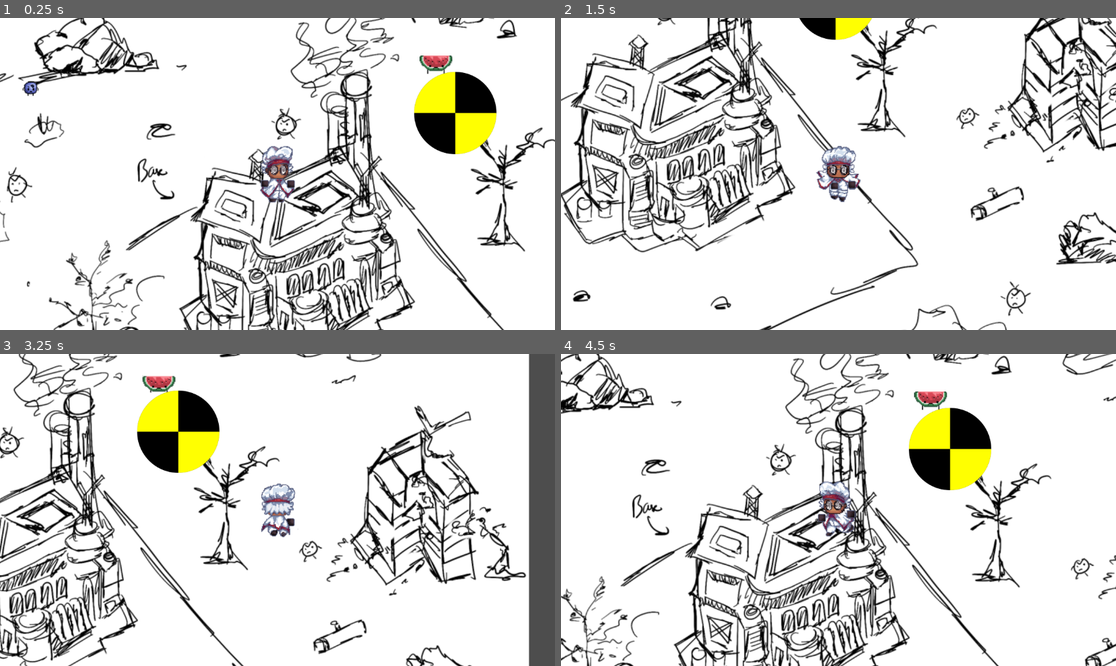
Above: before the commit, frames 1-4 (two rows, left to right).
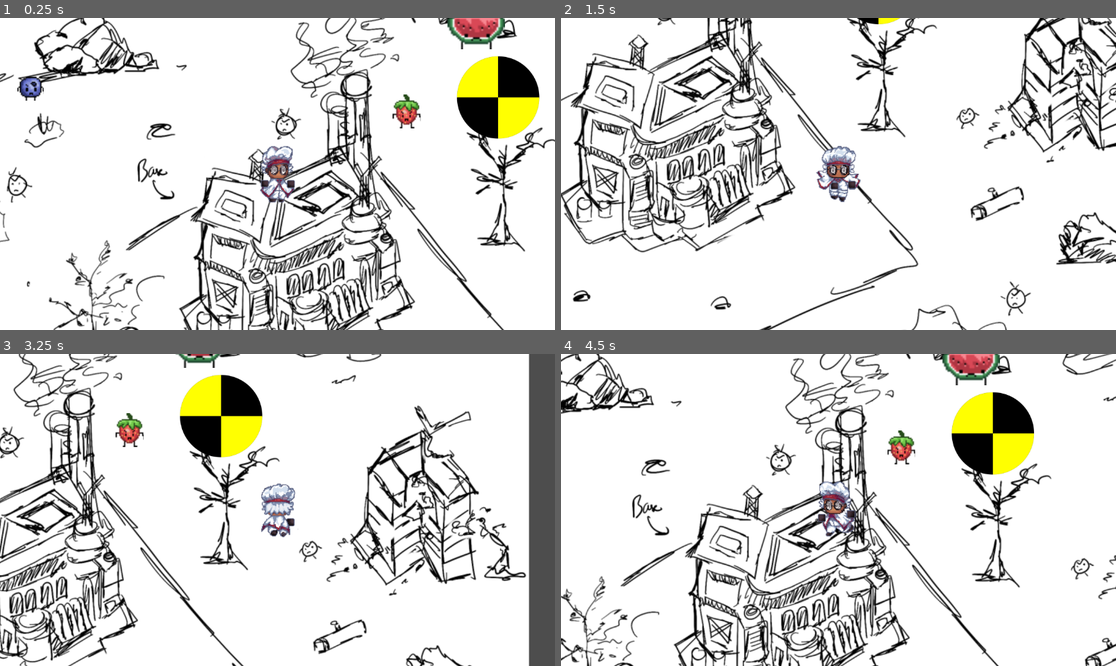
Above: after the commit, the same moments.

Repository: RashmitShrestha/gmo
Game: Godot game, scene res://scenes/game_area.tscn
The game is run twice, just before and just after one commit, with the same random seed, the same clock (stepped at 60 frames per second) and the same inputs.
Inputs (mouse positions are in pixels of both pictures, inside the frame that each line leads up to):
- Up to frame 1 (0.25 s): no input
- Up to frame 2 (1.5 s): move the mouse to (594, 89) at 0.52 s; press the mouse at (594, 89) at 0.53 s; hold D (right) 0.53-1.28 s; move the mouse to (827, 61) at 1.27 s; release the mouse at (827, 61) at 1.28 s; hold S (down) from 1.28 s (still down); tap Shift (shift) at 1.35 s
- Up to frame 3 (3.25 s): move the mouse to (333, 441) at 2.02 s; release S (down) at 2.03 s; press the mouse at (333, 441) at 2.03 s; hold D (right) 2.03-2.78 s; move the mouse to (249, 572) at 2.77 s; release the mouse at (249, 572) at 2.78 s; hold W (up) from 2.78 s (still down); tap Shift (shift) at 2.85 s
- Up to frame 4 (4.5 s): move the mouse to (1005, 556) at 3.52 s; release W (up) at 3.53 s; press the mouse at (1005, 556) at 3.53 s; hold A (left) from 3.53 s (still down); move the mouse to (672, 463) at 4.27 s; release the mouse at (672, 463) at 4.28 s; tap Shift (shift) at 4.35 s

The runs differ from the first frame. In frame 1, 6.5% of the frame differs, in the area x 3-98%, y 0-44%; in frame 2, 0.8%; in frame 3, 5.7%; in frame 4, 6.2%.

Commit message:
added strawberry animations

Diff:
--- a/gmo/scenes/blueberry.tscn
+++ b/gmo/scenes/blueberry.tscn
@@ -7,12 +7,12 @@
 [ext_resource type="Texture2D" uid="uid://dmamei3re10cf" path="res://assets/blueberry/blueberry_death.png" id="5_k05ik"]
 
 [sub_resource type="CircleShape2D" id="CircleShape2D_57wkv"]
-radius = 30.870699
+radius = 53.009434
 
 [sub_resource type="CanvasItemMaterial" id="CanvasItemMaterial_lamd3"]
 
 [sub_resource type="CircleShape2D" id="CircleShape2D_lamd3"]
-radius = 14.142297
+radius = 24.759125
 
 [sub_resource type="Animation" id="Animation_k05ik"]
 length = 0.001
@@ -289,7 +289,7 @@
 
 [node name="Sprite2D" type="Sprite2D" parent="."]
 position = Vector2(-1026, -354)
-scale = Vector2(3, 3)
+scale = Vector2(5, 5)
 texture = ExtResource("2_gjfxf")
 hframes = 2
 
--- a/gmo/scenes/game_area.tscn
+++ b/gmo/scenes/game_area.tscn
@@ -6,7 +6,9 @@
 [ext_resource type="PackedScene" uid="uid://dui38s68nj4ah" path="res://scenes/blueberry.tscn" id="4_lamd3"]
 [ext_resource type="Texture2D" uid="uid://b384wo4oyemvf" path="res://assets/testDummy.png" id="5_57wkv"]
 [ext_resource type="PackedScene" uid="uid://bpmfnh2gfepdb" path="res://scenes/watermelon.tscn" id="5_uy78w"]
+[ext_resource type="PackedScene" uid="uid://ctsmh36aqyq5t" path="res://scenes/strawberry.tscn" id="6_copoj"]
 [ext_resource type="Script" uid="uid://bquw4773xgiaq" path="res://scripts/characters/character.gd" id="6_x48u6"]
+[ext_resource type="PackedScene" uid="uid://c7ktnfe0qmnnc" path="res://scenes/pomegranate.tscn" id="7_copoj"]
 
 [sub_resource type="Curve" id="Curve_gdmpp"]
 _limits = [0.0, 3500.0, 0.0, 1.0]
@@ -59,7 +61,13 @@
 [node name="Watermelon" parent="." instance=ExtResource("5_uy78w")]
 position = Vector2(1692, -78)
 
-[node name="Dummy3" type="CharacterBody2D" parent="."]
+[node name="Strawberry" parent="." instance=ExtResource("6_copoj")]
+position = Vector2(1692, -78)
+
+[node name="Pomegranate" parent="." instance=ExtResource("7_copoj")]
+position = Vector2(1692, -78)
+
+[node name="Dummy5" type="CharacterBody2D" parent="."]
 z_index = 1
 position = Vector2(1692, -78)
 collision_layer = 4
@@ -67,19 +75,19 @@
 script = ExtResource("6_x48u6")
 metadata/_custom_type_script = "uid://bquw4773xgiaq"
 
-[node name="Sprite2D" type="Sprite2D" parent="Dummy3"]
+[node name="Sprite2D" type="Sprite2D" parent="Dummy5"]
 position = Vector2(-1026, -354)
 texture = ExtResource("5_57wkv")
 
-[node name="CollisionShape2D" type="CollisionShape2D" parent="Dummy3"]
+[node name="CollisionShape2D" type="CollisionShape2D" parent="Dummy5"]
 position = Vector2(-1021, -354)
 shape = SubResource("CircleShape2D_57wkv")
 
-[node name="DummyArea" type="Area2D" parent="Dummy3"]
+[node name="DummyArea" type="Area2D" parent="Dummy5"]
 material = SubResource("CanvasItemMaterial_lamd3")
 position = Vector2(-244, -179)
 
-[node name="DummyCollision" type="CollisionShape2D" parent="Dummy3/DummyArea"]
+[node name="DummyCollision" type="CollisionShape2D" parent="Dummy5/DummyArea"]
 light_mask = 2
 visibility_layer = 2
 position = Vector2(-777.99994, -176)
--- /dev/null
+++ b/gmo/scenes/pomegranate.gd
@@ -0,0 +1,39 @@
+class_name Pomegranate
+extends GameCharacter
+
+var _damaged:bool = false
+var warden:Warden
+
+@onready var animation_tree: AnimationTree = $AnimationTree
+
+func _ready():
+	animation_tree.active = true
+	warden = %Warden
+	var area = $DummyArea
+	SignalBus.damage_enemy.connect(_on_damage_enemy)
+	area.connect("mouse_entered", _on_mouse_entered)
+
+
+func _process(_delta) -> void:
+	update_animation_parameters()
+
+
+func _on_mouse_entered():
+	if warden and warden.is_slicing:
+		SignalBus.damage_enemy.emit(self, warden.curr_vel)
+
+
+func _on_damage_enemy(character:GameCharacter, slice_velocity:float):
+	if character == self:
+		_damaged = true
+		print(str(self) + " dmg: " + str(slice_velocity ))
+
+
+func update_animation_parameters():
+	animation_tree["parameters/conditions/idle"] = true
+
+	if _damaged:
+		animation_tree["parameters/conditions/hurt"] = true
+		_damaged = false
+	else:
+		animation_tree["parameters/conditions/hurt"] = false
--- /dev/null
+++ b/gmo/scenes/pomegranate.tscn
@@ -0,0 +1,131 @@
+[gd_scene load_steps=23 format=3 uid="uid://c7ktnfe0qmnnc"]
+
+[ext_resource type="Script" uid="uid://chjc2gjv30lvf" path="res://scenes/pomegranate.gd" id="1_ho8ci"]
+
+[sub_resource type="CircleShape2D" id="CircleShape2D_57wkv"]
+radius = 67.18631
+
+[sub_resource type="CanvasItemMaterial" id="CanvasItemMaterial_lamd3"]
+
+[sub_resource type="CircleShape2D" id="CircleShape2D_lamd3"]
+radius = 33.25247
+
+[sub_resource type="Animation" id="Animation_op1ya"]
+resource_name = "idle"
+loop_mode = 1
+step = 0.5
+
+[sub_resource type="Animation" id="Animation_jp42o"]
+length = 0.001
+
+[sub_resource type="Animation" id="Animation_yutdi"]
+resource_name = "attack"
+length = 0.2308
+step = 0.08
+
+[sub_resource type="Animation" id="Animation_uwi6s"]
+resource_name = "hurt"
+length = 0.45
+step = 0.05
+
+[sub_resource type="Animation" id="Animation_vyw0i"]
+resource_name = "death"
+length = 0.3846
+step = 0.08
+
+[sub_resource type="AnimationLibrary" id="AnimationLibrary_uwi6s"]
+_data = {
+&"RESET": SubResource("Animation_jp42o"),
+&"attack": SubResource("Animation_yutdi"),
+&"death": SubResource("Animation_vyw0i"),
+&"hurt": SubResource("Animation_uwi6s"),
+&"idle": SubResource("Animation_op1ya")
+}
+
+[sub_resource type="AnimationNodeAnimation" id="AnimationNodeAnimation_2vfmv"]
+animation = &"attack"
+
+[sub_resource type="AnimationNodeAnimation" id="AnimationNodeAnimation_heb65"]
+animation = &"death"
+
+[sub_resource type="AnimationNodeAnimation" id="AnimationNodeAnimation_nwuib"]
+animation = &"hurt"
+
+[sub_resource type="AnimationNodeAnimation" id="AnimationNodeAnimation_lbvov"]
+animation = &"idle"
+
+[sub_resource type="AnimationNodeStateMachineTransition" id="AnimationNodeStateMachineTransition_gajsn"]
+advance_mode = 2
+
+[sub_resource type="AnimationNodeStateMachineTransition" id="AnimationNodeStateMachineTransition_i1ks0"]
+advance_mode = 2
+advance_condition = &"hurt"
+
+[sub_resource type="AnimationNodeStateMachineTransition" id="AnimationNodeStateMachineTransition_clcpd"]
+switch_mode = 2
+advance_mode = 2
+advance_condition = &"idle"
+
+[sub_resource type="AnimationNodeStateMachineTransition" id="AnimationNodeStateMachineTransition_x57yo"]
+advance_mode = 2
+advance_condition = &"is_attacking"
+
+[sub_resource type="AnimationNodeStateMachineTransition" id="AnimationNodeStateMachineTransition_w3m1c"]
+advance_mode = 2
+advance_condition = &"idle"
+
+[sub_resource type="AnimationNodeStateMachineTransition" id="AnimationNodeStateMachineTransition_6dqvj"]
+switch_mode = 2
+advance_mode = 2
+advance_condition = &"is_attacking"
+
+[sub_resource type="AnimationNodeStateMachineTransition" id="AnimationNodeStateMachineTransition_b3h1e"]
+advance_mode = 2
+advance_condition = &"hurt"
+
+[sub_resource type="AnimationNodeStateMachine" id="AnimationNodeStateMachine_wo5uk"]
+states/attack/node = SubResource("AnimationNodeAnimation_2vfmv")
+states/attack/position = Vector2(512.9501, 99.97188)
+states/death/node = SubResource("AnimationNodeAnimation_heb65")
+states/death/position = Vector2(674.10004, -2.6624756)
+states/hurt/node = SubResource("AnimationNodeAnimation_nwuib")
+states/hurt/position = Vector2(437.45004, -13.612488)
+states/idle/node = SubResource("AnimationNodeAnimation_lbvov")
+states/idle/position = Vector2(352.95004, 99.943756)
+transitions = ["Start", "idle", SubResource("AnimationNodeStateMachineTransition_gajsn"), "idle", "hurt", SubResource("AnimationNodeStateMachineTransition_i1ks0"), "hurt", "idle", SubResource("AnimationNodeStateMachineTransition_clcpd"), "idle", "attack", SubResource("AnimationNodeStateMachineTransition_x57yo"), "attack", "idle", SubResource("AnimationNodeStateMachineTransition_w3m1c"), "hurt", "attack", SubResource("AnimationNodeStateMachineTransition_6dqvj"), "attack", "hurt", SubResource("AnimationNodeStateMachineTransition_b3h1e")]
+graph_offset = Vector2(-54.59997, -77.25001)
+
+[node name="Pomegranate" type="CharacterBody2D"]
+z_index = 1
+collision_layer = 4
+collision_mask = 15
+script = ExtResource("1_ho8ci")
+metadata/_custom_type_script = "uid://bquw4773xgiaq"
+
+[node name="CollisionShape2D" type="CollisionShape2D" parent="."]
+position = Vector2(-1024, -355)
+shape = SubResource("CircleShape2D_57wkv")
+
+[node name="DummyArea" type="Area2D" parent="."]
+material = SubResource("CanvasItemMaterial_lamd3")
+position = Vector2(-244, -179)
+
+[node name="DummyCollision" type="CollisionShape2D" parent="DummyArea"]
+light_mask = 2
+visibility_layer = 2
+position = Vector2(-780, -176)
+scale = Vector2(2.140625, 2.109375)
+shape = SubResource("CircleShape2D_lamd3")
+debug_color = Color(0.7863566, 0.18725446, 0.12266659, 0.41960785)
+
+[node name="AnimationPlayer" type="AnimationPlayer" parent="."]
+libraries = {
+&"": SubResource("AnimationLibrary_uwi6s")
+}
+
+[node name="AnimationTree" type="AnimationTree" parent="."]
+tree_root = SubResource("AnimationNodeStateMachine_wo5uk")
+anim_player = NodePath("../AnimationPlayer")
+parameters/conditions/hurt = false
+parameters/conditions/idle = false
+parameters/conditions/is_attacking = false
--- /dev/null
+++ b/gmo/scenes/strawberry.gd
@@ -0,0 +1,39 @@
+class_name Strawberry
+extends GameCharacter
+
+var _damaged:bool = false
+var warden:Warden
+
+@onready var animation_tree: AnimationTree = $AnimationTree
+
+func _ready():
+	animation_tree.active = true
+	warden = %Warden
+	var area = $DummyArea
+	SignalBus.damage_enemy.connect(_on_damage_enemy)
+	area.connect("mouse_entered", _on_mouse_entered)
+
+
+func _process(_delta) -> void:
+	update_animation_parameters()
+
+
+func _on_mouse_entered():
+	if warden and warden.is_slicing:
+		SignalBus.damage_enemy.emit(self, warden.curr_vel)
+
+
+func _on_damage_enemy(character:GameCharacter, slice_velocity:float):
+	if character == self:
+		_damaged = true
+		print(str(self) + " dmg: " + str(slice_velocity ))
+
+
+func update_animation_parameters():
+	animation_tree["parameters/conditions/idle"] = true
+
+	if _damaged:
+		animation_tree["parameters/conditions/hurt"] = true
+		_damaged = false
+	else:
+		animation_tree["parameters/conditions/hurt"] = false
--- /dev/null
+++ b/gmo/scenes/strawberry.tscn
@@ -0,0 +1,382 @@
+[gd_scene load_steps=27 format=3 uid="uid://ctsmh36aqyq5t"]
+
+[ext_resource type="Script" uid="uid://dysgo16t22eu1" path="res://scenes/strawberry.gd" id="1_h8us4"]
+[ext_resource type="Texture2D" uid="uid://bx1ik1qy70hbg" path="res://assets/strawberry/strawberry_idle.png" id="2_rvm71"]
+[ext_resource type="Texture2D" uid="uid://dymfstb2qif5g" path="res://assets/strawberry/strawberry_attack.png" id="3_th2og"]
+[ext_resource type="Texture2D" uid="uid://d06gjxoa56j3h" path="res://assets/strawberry/strawberry_hurt.png" id="4_o3wpt"]
+[ext_resource type="Texture2D" uid="uid://b3qs4nnq6qmp8" path="res://assets/strawberry/strawberry_death.png" id="5_5fw15"]
+
+[sub_resource type="CircleShape2D" id="CircleShape2D_57wkv"]
+radius = 68.18358
+
+[sub_resource type="CanvasItemMaterial" id="CanvasItemMaterial_lamd3"]
+
+[sub_resource type="CircleShape2D" id="CircleShape2D_lamd3"]
+radius = 31.822968
+
+[sub_resource type="Animation" id="Animation_xqngi"]
+resource_name = "idle"
+loop_mode = 1
+step = 0.5
+tracks/0/type = "value"
+tracks/0/imported = false
+tracks/0/enabled = true
+tracks/0/path = NodePath("Sprite2D:texture")
+tracks/0/interp = 1
+tracks/0/loop_wrap = true
+tracks/0/keys = {
+"times": PackedFloat32Array(0),
+"transitions": PackedFloat32Array(1),
+"update": 1,
+"values": [ExtResource("2_rvm71")]
+}
+tracks/1/type = "value"
+tracks/1/imported = false
+tracks/1/enabled = true
+tracks/1/path = NodePath("Sprite2D:hframes")
+tracks/1/interp = 1
+tracks/1/loop_wrap = true
+tracks/1/keys = {
+"times": PackedFloat32Array(0),
+"transitions": PackedFloat32Array(1),
+"update": 1,
+"values": [2]
+}
+tracks/2/type = "value"
+tracks/2/imported = false
+tracks/2/enabled = true
+tracks/2/path = NodePath("Sprite2D:frame")
+tracks/2/interp = 1
+tracks/2/loop_wrap = true
+tracks/2/keys = {
+"times": PackedFloat32Array(0, 0.5),
+"transitions": PackedFloat32Array(1, 1),
+"update": 1,
+"values": [0, 1]
+}
+tracks/3/type = "value"
+tracks/3/imported = false
+tracks/3/enabled = true
+tracks/3/path = NodePath("Sprite2D:vframes")
+tracks/3/interp = 1
+tracks/3/loop_wrap = true
+tracks/3/keys = {
+"times": PackedFloat32Array(1),
+"transitions": PackedFloat32Array(1),
+"update": 1,
+"values": [1]
+}
+
+[sub_resource type="Animation" id="Animation_2r5ql"]
+length = 0.001
+tracks/0/type = "value"
+tracks/0/imported = false
+tracks/0/enabled = true
+tracks/0/path = NodePath("Sprite2D:hframes")
+tracks/0/interp = 1
+tracks/0/loop_wrap = true
+tracks/0/keys = {
+"times": PackedFloat32Array(0),
+"transitions": PackedFloat32Array(1),
+"update": 1,
+"values": [2]
+}
+tracks/1/type = "value"
+tracks/1/imported = false
+tracks/1/enabled = true
+tracks/1/path = NodePath("Sprite2D:frame")
+tracks/1/interp = 1
+tracks/1/loop_wrap = true
+tracks/1/keys = {
+"times": PackedFloat32Array(0),
+"transitions": PackedFloat32Array(1),
+"update": 1,
+"values": [0]
+}
+tracks/2/type = "value"
+tracks/2/imported = false
+tracks/2/enabled = true
+tracks/2/path = NodePath("Sprite2D:texture")
+tracks/2/interp = 1
+tracks/2/loop_wrap = true
+tracks/2/keys = {
+"times": PackedFloat32Array(0),
+"transitions": PackedFloat32Array(1),
+"update": 1,
+"values": [ExtResource("2_rvm71")]
+}
+tracks/3/type = "value"
+tracks/3/imported = false
+tracks/3/enabled = true
+tracks/3/path = NodePath("Sprite2D:vframes")
+tracks/3/interp = 1
+tracks/3/loop_wrap = true
+tracks/3/keys = {
+"times": PackedFloat32Array(0),
+"transitions": PackedFloat32Array(1),
+"update": 1,
+"values": [2]
+}
+
+[sub_resource type="Animation" id="Animation_o60p5"]
+resource_name = "attack"
+length = 0.3077
+step = 0.08
+tracks/0/type = "value"
+tracks/0/imported = false
+tracks/0/enabled = true
+tracks/0/path = NodePath("Sprite2D:texture")
+tracks/0/interp = 1
+tracks/0/loop_wrap = true
+tracks/0/keys = {
+"times": PackedFloat32Array(0),
+"transitions": PackedFloat32Array(1),
+"update": 1,
+"values": [ExtResource("3_th2og")]
+}
+tracks/1/type = "value"
+tracks/1/imported = false
+tracks/1/enabled = true
+tracks/1/path = NodePath("Sprite2D:hframes")
+tracks/1/interp = 1
+tracks/1/loop_wrap = true
+tracks/1/keys = {
+"times": PackedFloat32Array(0),
+"transitions": PackedFloat32Array(1),
+"update": 1,
+"values": [3]
+}
+tracks/2/type = "value"
+tracks/2/imported = false
+tracks/2/enabled = true
+tracks/2/path = NodePath("Sprite2D:frame")
+tracks/2/interp = 1
+tracks/2/loop_wrap = true
+tracks/2/keys = {
+"times": PackedFloat32Array(0.07692308, 0.15384616, 0.23076925),
+"transitions": PackedFloat32Array(1, 1, 1),
+"update": 1,
+"values": [0, 1, 2]
+}
+tracks/3/type = "value"
+tracks/3/imported = false
+tracks/3/enabled = true
+tracks/3/path = NodePath("Sprite2D:vframes")
+tracks/3/interp = 1
+tracks/3/loop_wrap = true
+tracks/3/keys = {
+"times": PackedFloat32Array(0),
+"transitions": PackedFloat32Array(1),
+"update": 1,
+"values": [1]
+}
+
+[sub_resource type="Animation" id="Animation_pojej"]
+resource_name = "hurt"
+length = 0.45
+step = 0.05
+tracks/0/type = "value"
+tracks/0/imported = false
+tracks/0/enabled = true
+tracks/0/path = NodePath("Sprite2D:texture")
+tracks/0/interp = 1
+tracks/0/loop_wrap = true
+tracks/0/keys = {
+"times": PackedFloat32Array(0),
+"transitions": PackedFloat32Array(1),
+"update": 1,
+"values": [ExtResource("4_o3wpt")]
+}
+tracks/1/type = "value"
+tracks/1/imported = false
+tracks/1/enabled = true
+tracks/1/path = NodePath("Sprite2D:hframes")
+tracks/1/interp = 1
+tracks/1/loop_wrap = true
+tracks/1/keys = {
+"times": PackedFloat32Array(0),
+"transitions": PackedFloat32Array(1),
+"update": 1,
+"values": [8]
+}
+tracks/2/type = "value"
+tracks/2/imported = false
+tracks/2/enabled = true
+tracks/2/path = NodePath("Sprite2D:vframes")
+tracks/2/interp = 1
+tracks/2/loop_wrap = true
+tracks/2/keys = {
+"times": PackedFloat32Array(0),
+"transitions": PackedFloat32Array(1),
+"update": 1,
+"values": [2]
+}
+tracks/3/type = "value"
+tracks/3/imported = false
+tracks/3/enabled = true
+tracks/3/path = NodePath("Sprite2D:frame")
+tracks/3/interp = 1
+tracks/3/loop_wrap = true
+tracks/3/keys = {
+"times": PackedFloat32Array(0, 0.05, 0.1, 0.15, 0.2, 0.25, 0.3, 0.35, 0.4),
+"transitions": PackedFloat32Array(1, 1, 1, 1, 1, 1, 1, 1, 1),
+"update": 1,
+"values": [0, 1, 2, 3, 4, 5, 6, 7, 8]
+}
+
+[sub_resource type="Animation" id="Animation_neun2"]
+resource_name = "death"
+length = 0.3846
+step = 0.08
+tracks/0/type = "value"
+tracks/0/imported = false
+tracks/0/enabled = true
+tracks/0/path = NodePath("Sprite2D:texture")
+tracks/0/interp = 1
+tracks/0/loop_wrap = true
+tracks/0/keys = {
+"times": PackedFloat32Array(0, 0.3846),
+"transitions": PackedFloat32Array(1, 1),
+"update": 1,
+"values": [ExtResource("5_5fw15"), ExtResource("5_5fw15")]
+}
+tracks/1/type = "value"
+tracks/1/imported = false
+tracks/1/enabled = true
+tracks/1/path = NodePath("Sprite2D:hframes")
+tracks/1/interp = 1
+tracks/1/loop_wrap = true
+tracks/1/keys = {
+"times": PackedFloat32Array(0),
+"transitions": PackedFloat32Array(1),
+"update": 1,
+"values": [5]
+}
+tracks/2/type = "value"
+tracks/2/imported = false
+tracks/2/enabled = true
+tracks/2/path = NodePath("Sprite2D:vframes")
+tracks/2/interp = 1
+tracks/2/loop_wrap = true
+tracks/2/keys = {
+"times": PackedFloat32Array(0),
+"transitions": PackedFloat32Array(1),
+"update": 1,
+"values": [1]
+}
+tracks/3/type = "value"
+tracks/3/imported = false
+tracks/3/enabled = true
+tracks/3/path = NodePath("Sprite2D:frame")
+tracks/3/interp = 1
+tracks/3/loop_wrap = true
+tracks/3/keys = {
+"times": PackedFloat32Array(0, 0.07692308, 0.15384616, 0.23076925, 0.30769232),
+"transitions": PackedFloat32Array(1, 1, 1, 1, 1),
+"update": 1,
+"values": [0, 1, 2, 3, 4]
+}
+
+[sub_resource type="AnimationLibrary" id="AnimationLibrary_jqkdu"]
+_data = {
+&"RESET": SubResource("Animation_2r5ql"),
+&"attack": SubResource("Animation_o60p5"),
+&"death": SubResource("Animation_neun2"),
+&"hurt": SubResource("Animation_pojej"),
+&"idle": SubResource("Animation_xqngi")
+}
+
+[sub_resource type="AnimationNodeAnimation" id="AnimationNodeAnimation_sfrq7"]
+animation = &"attack"
+
+[sub_resource type="AnimationNodeAnimation" id="AnimationNodeAnimation_hrbsf"]
+animation = &"death"
+
+[sub_resource type="AnimationNodeAnimation" id="AnimationNodeAnimation_ok056"]
+animation = &"hurt"
+
+[sub_resource type="AnimationNodeAnimation" id="AnimationNodeAnimation_ety4h"]
+animation = &"idle"
+
+[sub_resource type="AnimationNodeStateMachineTransition" id="AnimationNodeStateMachineTransition_qhagw"]
+advance_mode = 2
+
+[sub_resource type="AnimationNodeStateMachineTransition" id="AnimationNodeStateMachineTransition_by7tc"]
+advance_mode = 2
+advance_condition = &"hurt"
+
+[sub_resource type="AnimationNodeStateMachineTransition" id="AnimationNodeStateMachineTransition_p1hvh"]
+switch_mode = 2
+advance_mode = 2
+advance_condition = &"idle"
+
+[sub_resource type="AnimationNodeStateMachineTransition" id="AnimationNodeStateMachineTransition_lbw75"]
+advance_mode = 2
+advance_condition = &"is_attacking"
+
+[sub_resource type="AnimationNodeStateMachineTransition" id="AnimationNodeStateMachineTransition_43bqi"]
+advance_mode = 2
+advance_condition = &"idle"
+
+[sub_resource type="AnimationNodeStateMachineTransition" id="AnimationNodeStateMachineTransition_asgke"]
+switch_mode = 2
+advance_mode = 2
+advance_condition = &"is_attacking"
+
+[sub_resource type="AnimationNodeStateMachineTransition" id="AnimationNodeStateMachineTransition_0rbhn"]
+advance_mode = 2
+advance_condition = &"hurt"
+
+[sub_resource type="AnimationNodeStateMachine" id="AnimationNodeStateMachine_wron5"]
+states/attack/node = SubResource("AnimationNodeAnimation_sfrq7")
+states/attack/position = Vector2(520.05, 100.11875)
+states/death/node = SubResource("AnimationNodeAnimation_hrbsf")
+states/death/position = Vector2(667.25, 0.5749893)
+states/hurt/node = SubResource("AnimationNodeAnimation_ok056")
+states/hurt/position = Vector2(433.05, -0.7593813)
+states/idle/node = SubResource("AnimationNodeAnimation_ety4h")
+states/idle/position = Vector2(352.55, 99.11875)
+transitions = ["Start", "idle", SubResource("AnimationNodeStateMachineTransition_qhagw"), "idle", "hurt", SubResource("AnimationNodeStateMachineTransition_by7tc"), "hurt", "idle", SubResource("AnimationNodeStateMachineTransition_p1hvh"), "idle", "attack", SubResource("AnimationNodeStateMachineTransition_lbw75"), "attack", "idle", SubResource("AnimationNodeStateMachineTransition_43bqi"), "hurt", "attack", SubResource("AnimationNodeStateMachineTransition_asgke"), "attack", "hurt", SubResource("AnimationNodeStateMachineTransition_0rbhn")]
+graph_offset = Vector2(81.89998, -100.42501)
+
+[node name="Strawberry" type="CharacterBody2D"]
+z_index = 1
+collision_layer = 4
+collision_mask = 15
+script = ExtResource("1_h8us4")
+metadata/_custom_type_script = "uid://bquw4773xgiaq"
+
+[node name="Sprite2D" type="Sprite2D" parent="."]
+position = Vector2(-1026, -354)
+scale = Vector2(5, 5)
+texture = ExtResource("2_rvm71")
+hframes = 2
+vframes = 2
+
+[node name="CollisionShape2D" type="CollisionShape2D" parent="."]
+position = Vector2(-1025, -352)
+shape = SubResource("CircleShape2D_57wkv")
+
+[node name="DummyArea" type="Area2D" parent="."]
+material = SubResource("CanvasItemMaterial_lamd3")
+position = Vector2(-244, -179)
+
+[node name="DummyCollision" type="CollisionShape2D" parent="DummyArea"]
+light_mask = 2
+visibility_layer = 2
+position = Vector2(-781, -173)
+scale = Vector2(2.140625, 2.109375)
+shape = SubResource("CircleShape2D_lamd3")
+debug_color = Color(0.7863566, 0.18725446, 0.12266659, 0.41960785)
+
+[node name="AnimationPlayer" type="AnimationPlayer" parent="."]
+libraries = {
+&"": SubResource("AnimationLibrary_jqkdu")
+}
+
+[node name="AnimationTree" type="AnimationTree" parent="."]
+tree_root = SubResource("AnimationNodeStateMachine_wron5")
+anim_player = NodePath("../AnimationPlayer")
+parameters/conditions/hurt = false
+parameters/conditions/idle = false
+parameters/conditions/is_attacking = false
--- a/gmo/scenes/watermelon.tscn
+++ b/gmo/scenes/watermelon.tscn
@@ -7,12 +7,12 @@
 [ext_resource type="Texture2D" uid="uid://byv07qqap6fn5" path="res://assets/watermelon/watermelon_death.png" id="5_fl2h7"]
 
 [sub_resource type="CircleShape2D" id="CircleShape2D_57wkv"]
-radius = 59.3043
+radius = 125.035995
 
 [sub_resource type="CanvasItemMaterial" id="CanvasItemMaterial_lamd3"]
 
 [sub_resource type="CircleShape2D" id="CircleShape2D_lamd3"]
-radius = 27.6272
+radius = 57.944458
 
 [sub_resource type="Animation" id="Animation_1bs3t"]
 length = 0.001
@@ -55,7 +55,7 @@
 
 [sub_resource type="Animation" id="Animation_8kqct"]
 resource_name = "attack"
-step = 0.1
+step = 0.05
 tracks/0/type = "value"
 tracks/0/imported = false
 tracks/0/enabled = true
@@ -285,7 +285,7 @@
 
 [node name="Sprite2D" type="Sprite2D" parent="."]
 position = Vector2(-1026, -354)
-scale = Vector2(4, 4)
+scale = Vector2(7, 7)
 texture = ExtResource("2_11m30")
 hframes = 2
 
Binary file added: gmo/assets/pomegranate/pomegranate_attack.png
Not shown, added: gmo/assets/pomegranate/pomegranate_attack.png.import
Binary file added: gmo/assets/pomegranate/pomegranate_death.png
Not shown, added: gmo/assets/pomegranate/pomegranate_death.png.import
Binary file added: gmo/assets/pomegranate/pomegranate_hurt.png
Not shown, added: gmo/assets/pomegranate/pomegranate_hurt.png.import
Binary file added: gmo/assets/pomegranate/pomegranate_idle.png
Not shown, added: gmo/assets/pomegranate/pomegranate_idle.png.import
Binary file added: gmo/assets/seed.png
Not shown, added: gmo/assets/seed.png.import
Binary file added: gmo/assets/strawberry/strawberry_attack.png
Not shown, added: gmo/assets/strawberry/strawberry_attack.png.import
(and 11 more such lines)
